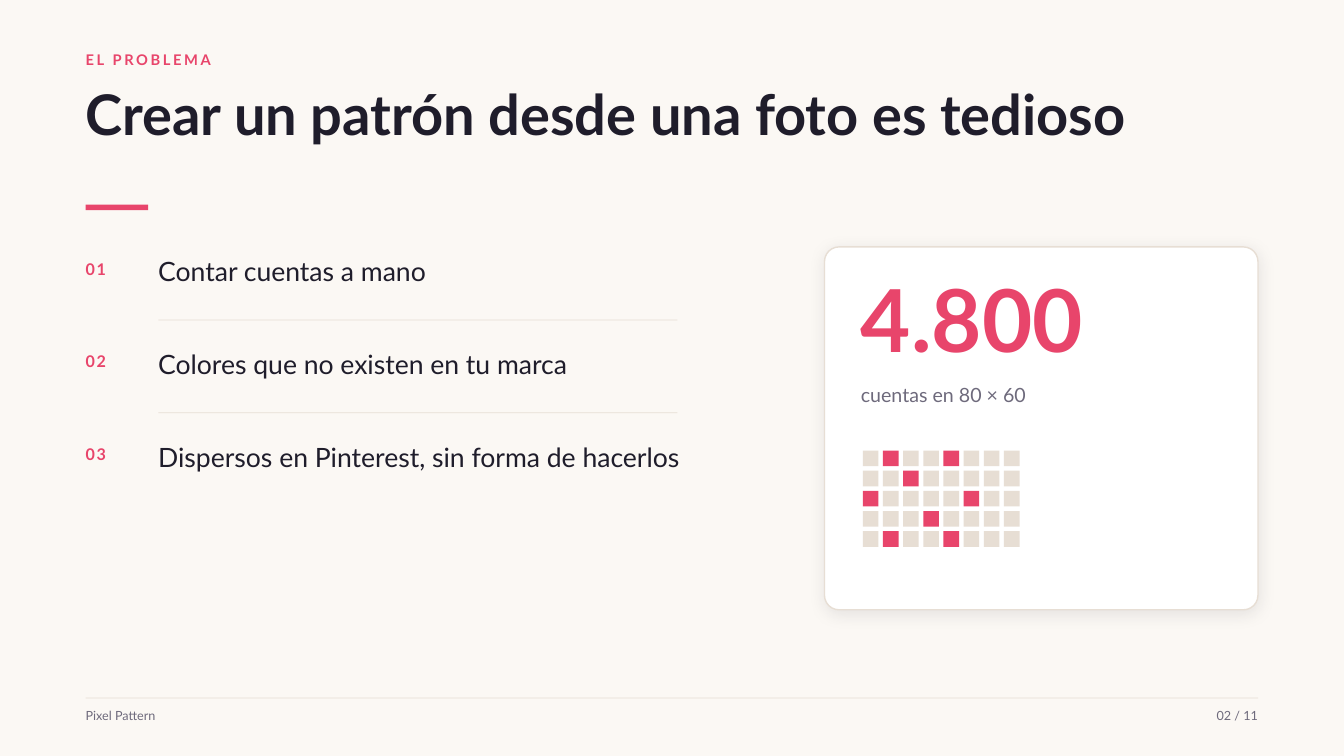
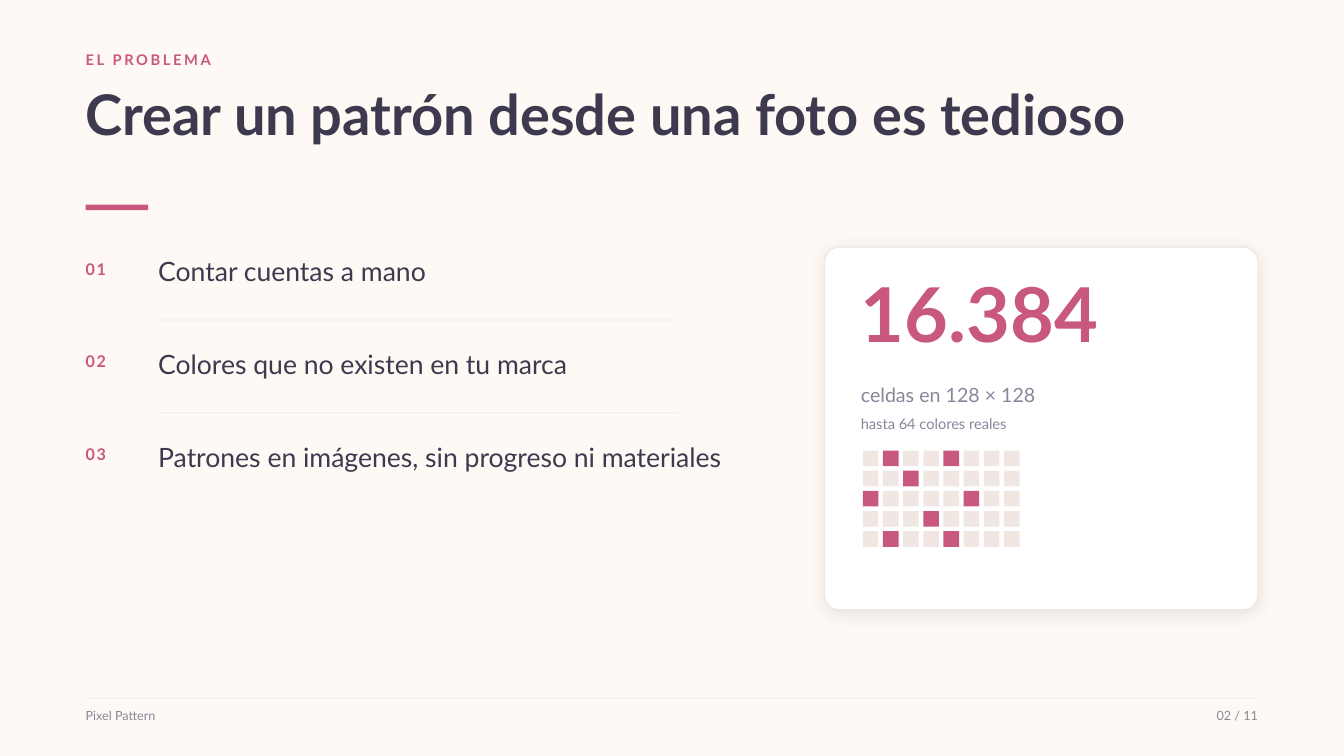
Before and after one commit to antonpayno/megan-grok, a slide deck: slide 2 of pitch/pixel-pattern-pitch.pptx. Drawn at 1344x756 pixels with LibreOffice and Linux fonts; fonts in the diff are those of the drawing. Boxes give left, top, right and bottom in pixels: in the first picture for what was removed or moved away, otherwise in the second. Text is boxed around its words. In the diff, an @@ line names an element or a change of style, - is before the commit and + after.

```diff
--- a/pitch/pixel-pattern-pitch.pptx
+++ b/pitch/pixel-pattern-pitch.pptx
@@ background #FBF8F4 to #FFF9F5 @@
@@ rectangle at box(86, 205, 148, 211): fill #E8456B to #C9587E @@
@@ rounded rectangle at box(825, 247, 1258, 610): outline #E7DED4 1 pt to #F1E7E2 1 pt @@
@@ text at box(861, 286, 1098, 343): text changed; size 62 to 54 pt; text colour #E8456B to #C9587E @@
-4.800
+16.384
@@ text colour #1F1D2B to #3D3A4F in 3 elements at box(86, 93, 1125, 145), box(158, 261, 426, 281), box(158, 354, 567, 379) @@
@@ text at box(861, 387, 1035, 402): text changed; text colour #6E6A7C to #8A8699 @@
-cuentas en 80 × 60
+celdas en 128 × 128
@@ text added at box(861, 418, 1007, 429), 10.5 pt, text #8A8699 @@
+hasta 64 colores reales
@@ text colour #E8456B to #C9587E in 4 elements at box(86, 54, 211, 65), box(86, 263, 106, 275), box(86, 355, 106, 367), box(86, 448, 106, 460) @@
@@ text at box(158, 447, 721, 472): text changed; text colour #1F1D2B to #3D3A4F @@
-Dispersos en Pinterest, sin forma de hacerlos
+Patrones en imágenes, sin progreso ni materiales
@@ fill #E8456B to #F1E7E2 in 8 elements at box(924, 451, 939, 466), box(903, 511, 919, 526), box(924, 531, 939, 546), box(863, 451, 878, 466), box(883, 471, 898, 486), box(863, 531, 878, 546), box(944, 491, 959, 506), box(1004, 471, 1019, 486) @@
@@ rectangle: place and size @@
-rectangle at box(863, 491, 878, 506)
+rectangle at box(1004, 471, 1019, 486)
@@ 15 rectangles: place and size @@
-15 rectangles at box(883, 451, 999, 546)
+15 rectangles at box(863, 451, 979, 546)
@@ fill #E7DED4 to #C9587E in 8 elements at box(903, 471, 919, 486), box(924, 511, 939, 526), box(883, 451, 898, 466), box(863, 491, 878, 506), box(964, 491, 979, 506), box(883, 531, 898, 546), box(944, 451, 959, 466), box(944, 531, 959, 546) @@
@@ text "Pixel Pattern" at box(86, 711, 155, 720): text colour #6E6A7C to #8A8699 @@
@@ text "02 / 11" at box(1217, 711, 1258, 720): text colour #6E6A7C to #8A8699 @@
```
Also in this commit, not shown: 10 other slides changed, 22 other files.
